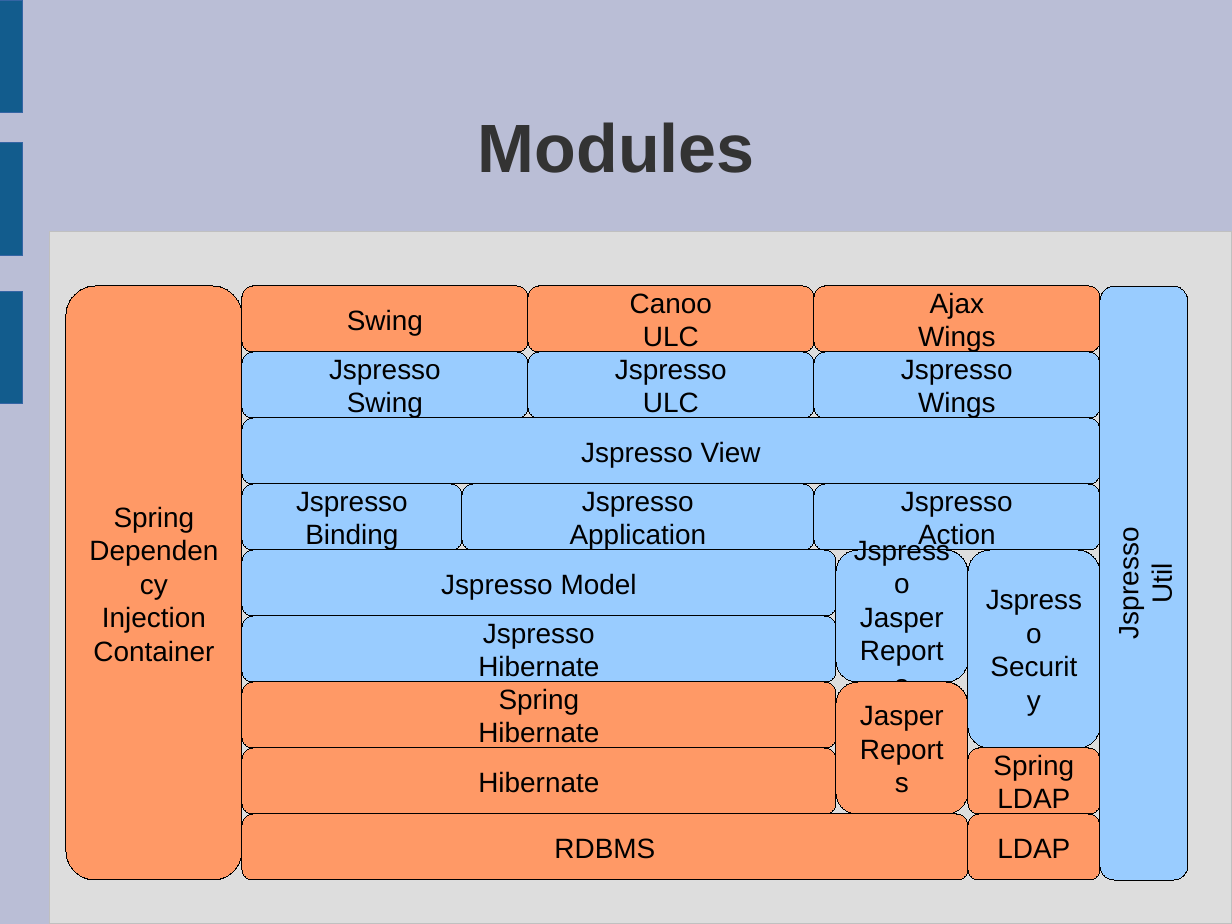
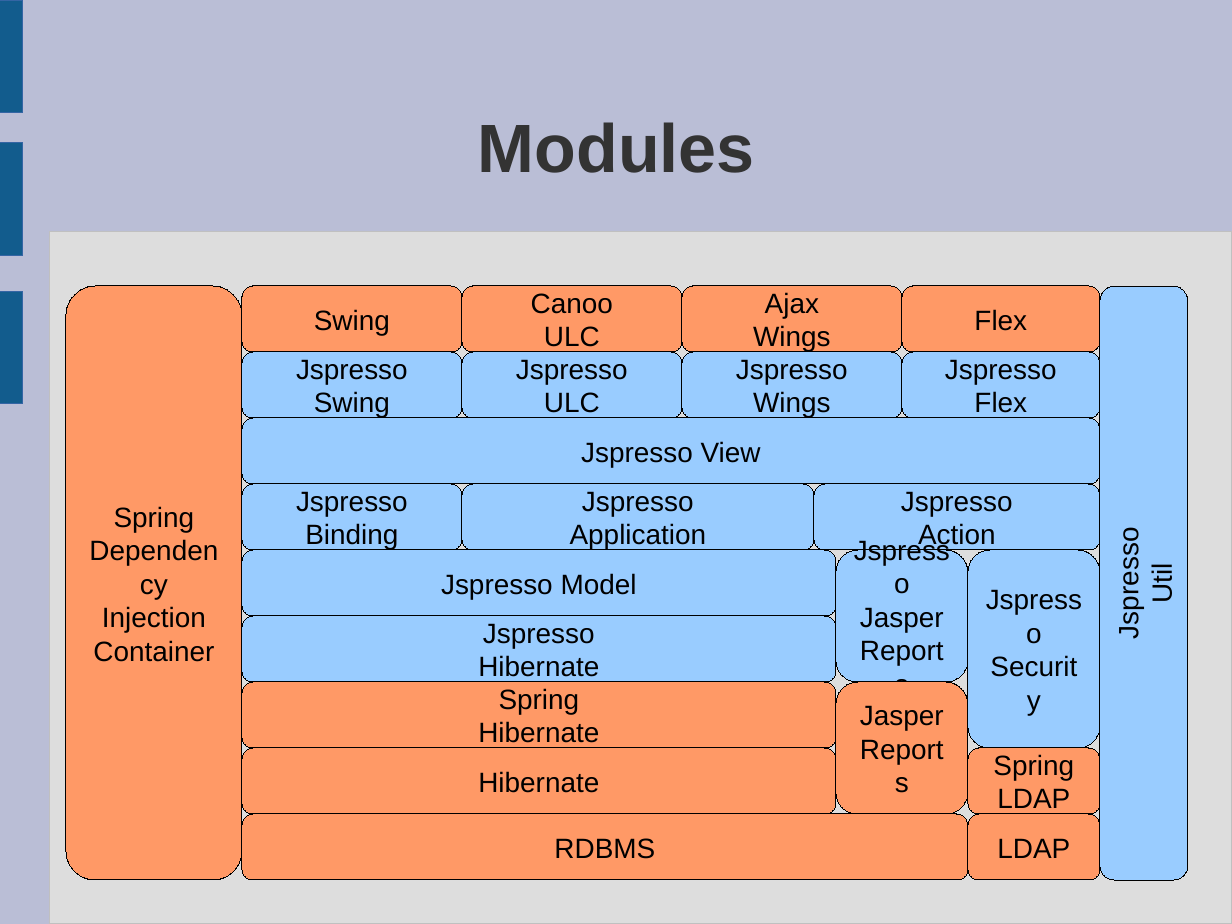
Before and after one commit to jspresso/jspresso-ce, a slide deck: slide 1 of documentation/presentation/en/Jspresso-Presentation-en.odp. Drawn at 1232x924 pixels with LibreOffice and Linux fonts; fonts in the diff are those of the drawing. Boxes give left, top, right and bottom in pixels: in the first picture for what was removed or moved away, otherwise in the second. Text is boxed around its words. In the diff, an @@ line names an element or a change of style, - is before the commit and + after.

```diff
--- a/documentation/presentation/en/Jspresso-Presentation-en.odp
+++ b/documentation/presentation/en/Jspresso-Presentation-en.odp
@@ rounded rectangle "Swing": place and size @@
-rounded rectangle "Swing" at box(243, 286, 529, 352)
+rounded rectangle "Swing" at box(243, 286, 463, 352)
@@ rounded rectangle "Canoo": place and size @@
-rounded rectangle "Canoo" at box(528, 286, 814, 352)
+rounded rectangle "Canoo" at box(462, 286, 682, 352)
@@ rounded rectangle "Ajax": place and size @@
-rounded rectangle "Ajax" at box(814, 286, 1100, 352)
+rounded rectangle "Ajax" at box(682, 286, 902, 352)
@@ rounded rectangle added at box(902, 286, 1100, 352), fill #FF9966, outline #000000 0 pt, 18 pt, text #000000 @@
+Flex
@@ rounded rectangle "Jspresso": place and size @@
-rounded rectangle "Jspresso" at box(243, 352, 529, 418)
+rounded rectangle "Jspresso" at box(243, 352, 463, 418)
@@ rounded rectangle "Jspresso": place and size @@
-rounded rectangle "Jspresso" at box(528, 352, 814, 418)
+rounded rectangle "Jspresso" at box(462, 352, 682, 418)
@@ rounded rectangle "Jspresso": place and size @@
-rounded rectangle "Jspresso" at box(814, 352, 1100, 418)
+rounded rectangle "Jspresso" at box(682, 352, 902, 418)
@@ rounded rectangle added at box(902, 352, 1100, 418), fill #99CCFF, outline #000000 0 pt, 18 pt, text #000000 @@
+Jspresso
+Flex
```
Also in this commit, not shown: 7 other files.
